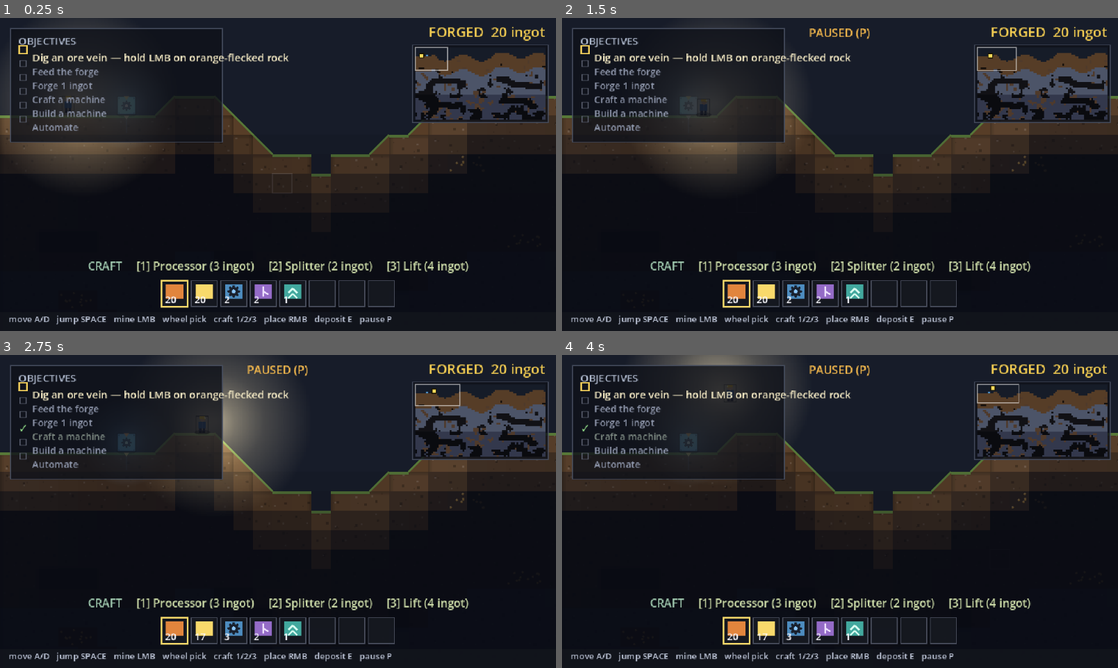
Above: before the commit, frames 1-4 (two rows, left to right).
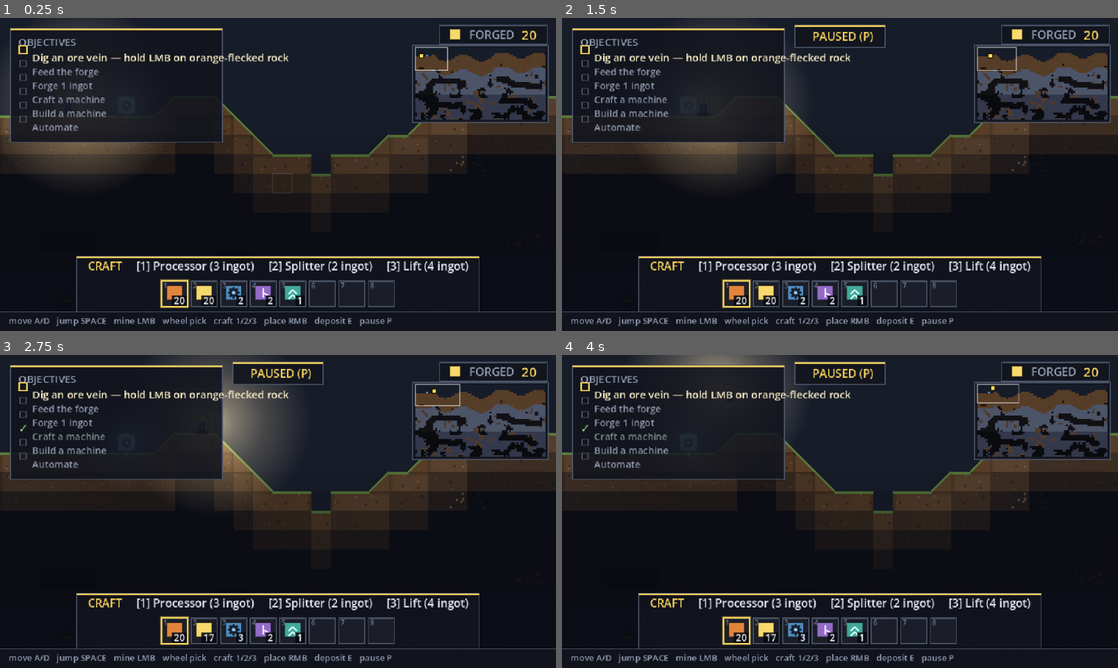
Above: after the commit, the same moments.

Repository: teohondascully/sinkforge
Game: Godot game, scene res://scenes/main.tscn
Same seed, same stepped clock (60 frames per second), same inputs: the game is played once before the commit and once after it.
Inputs (mouse positions are in pixels of both pictures, inside the frame that each line leads up to):
- Up to frame 1 (0.25 s): no input
- Up to frame 2 (1.5 s): tap Enter at 0.5 s; move the mouse to (962, 158) at 0.52 s; hold Right 0.53-1.25 s; tap P at 0.6 s; click (962, 158) at 0.67 s; tap Space at 0.77 s; drag from (728, 190) to (812, 237) at 1.27 s
- Up to frame 3 (2.75 s): tap Space at 2 s; move the mouse to (333, 442) at 2.02 s; hold Right from 2.03 s (still down); tap 1 at 2.1 s
- Up to frame 4 (4 s): release Right at 2.75 s; drag from (812, 574) to (673, 464) at 2.77 s; tap Enter at 3.5 s; move the mouse to (1006, 558) at 3.52 s; hold Left from 3.53 s (still down); tap E at 3.6 s; tap Space at 3.77 s

The runs differ from the first frame. In frame 1, 4.6% of the frame differs, in the area x 0-100%, y 2-99%; in frame 2, 5.1%; in frame 3, 5.4%; in frame 4, 5.1%.

Commit message:
ui: cohesive HUD skin pass — palette, beveled panels, pack + chips (#9)
Replaces the flat code-drawn HUD with one intentional theme so it stops reading
as programmer-art. Representation-only.

- Palette constants (UI_BG/EDGE/EDGE_HI/ACCENT/TEXT/SLOT) + a beveled _panel()
 with a faint lit top edge and an optional gold accent cap. Every widget
 (objectives, inspector, minimap) inherits the upgrade.
- FORGED is now a framed chip with an ingot swatch (top-right), not bare text.
- The craft strip + hotbar share ONE accent-capped "pack" panel (Factorio-like),
 sized via _craft_width(); objectives + pack are the two headlined panels that
 frame the screen.
- Hotbar slots: keybind numbers (1-8), a beveled well, gold border + glow on the
 selected slot, and count badges with a dark backing so they stay legible over
 any icon colour.
- Controls footer + PAUSED restyled to the same skin.
- capture_inspect: re-aim each frame (robust to camera/body settle) so the hover
 inspector reliably appears in the shot.

Harness: sim ALL PASS, 5/5 play-goals MET, motion in tolerance, no walk snaps,
captures confirm the unified skin (FORGED chip, pack panel, inspector, minimap).

Diff:
--- a/scenes/hud.gd
+++ b/scenes/hud.gd
@@ -9,6 +9,15 @@
 const SLOT_GAP: float = 4.0
 const MINI_W: float = 150.0     ## minimap width (top-right); height derives from the world aspect
 const MINI_TOP: float = 34.0    ## minimap y (just under the FORGED counter)
+
+## --- UI skin palette (one cohesive theme so the HUD reads as designed, not flat code-drawn) -------
+const UI_BG := Color(0.07, 0.08, 0.115, 0.90)        ## panel fill
+const UI_EDGE := Color(0.30, 0.34, 0.42)             ## panel border
+const UI_EDGE_HI := Color(0.52, 0.58, 0.68, 0.45)    ## top bevel highlight → panels read as raised
+const UI_ACCENT := Color(0.96, 0.82, 0.36)           ## gold accent (FORGED, selected slot, current step)
+const UI_TEXT := Color(0.88, 0.90, 0.95)
+const UI_TEXT_DIM := Color(0.58, 0.62, 0.70)
+const UI_SLOT := Color(0.11, 0.12, 0.16, 0.95)       ## empty hotbar slot well
 
 var sim: FactorySim
 var _font: Font = ThemeDB.fallback_font
@@ -41,24 +50,58 @@
 
 
 func _draw() -> void:
-	# FORGED counter top-RIGHT: at this zoom the surface (and the forge) sits top-LEFT, so keep that
-	# corner clear of HUD text (the forge-under-HUD legibility fix).
-	var forged: String = "FORGED  %d ingot" % int(sim.total_produced.get(&"ingot", 0))
-	var fw: float = _font.get_string_size(forged, HORIZONTAL_ALIGNMENT_LEFT, -1, 16).x
-	draw_string(_font, Vector2(CANVAS.x - fw - 12.0, 22), forged,
-		HORIZONTAL_ALIGNMENT_LEFT, -1, 16, Color(0.95, 0.80, 0.32))
+	_draw_forged()      # top-right production chip
 	_draw_objectives()  # the tutorial chain, top-left — the "how do I play?" signpost
 	_draw_hover()       # inspector for the machine under the cursor (recipe / I/O / holding)
-	_draw_minimap()     # bottom-right world map — where you are, your machines, the dug shafts
-	_draw_craft()       # now sits just above the hotbar (crafting next to the pack — Factorio-like)
+	_draw_minimap()     # top-right world map — where you are, your machines, the dug shafts
+	_draw_pack_backing()  # one framed panel uniting the craft strip + hotbar (the "pack")
+	_draw_craft()       # crafting row, sits just above the hotbar (Factorio-like)
 	_draw_inventory()
-	draw_rect(Rect2(0.0, CANVAS.y - 22.0, CANVAS.x, 22.0), Color(0.07, 0.08, 0.11, 0.9))  # controls backing
-	draw_string(_font, Vector2(10, CANVAS.y - 10),
+	# Controls footer — a slim framed strip matching the panel skin.
+	var footer := Rect2(0.0, CANVAS.y - 22.0, CANVAS.x, 22.0)
+	draw_rect(footer, UI_BG)
+	draw_line(footer.position, footer.position + Vector2(CANVAS.x, 0.0), UI_EDGE, 1.0)
+	draw_string(_font, Vector2(10, CANVAS.y - 8),
 		"move A/D   jump SPACE   mine LMB   wheel pick   craft 1/2/3   place RMB   deposit E   pause P",
-		HORIZONTAL_ALIGNMENT_LEFT, -1, 10, Color(0.75, 0.78, 0.85))
+		HORIZONTAL_ALIGNMENT_LEFT, -1, 10, UI_TEXT_DIM)
 	if paused_getter.is_valid() and bool(paused_getter.call()):
-		draw_string(_font, Vector2(CANVAS.x * 0.5 - 36.0, 22), "PAUSED (P)",
-			HORIZONTAL_ALIGNMENT_LEFT, -1, 13, Color(0.95, 0.72, 0.30))
+		var p := Rect2(CANVAS.x * 0.5 - 52.0, 8.0, 104.0, 26.0)
+		_panel(p, true)
+		draw_string(_font, p.position + Vector2(20.0, 18.0), "PAUSED (P)",
+			HORIZONTAL_ALIGNMENT_LEFT, -1, 13, UI_ACCENT)
+
+
+## FORGED production chip (top-right): an ingot swatch + the lifetime ingot count, in a small panel —
+## consistent with the inspector/minimap skin instead of bare floating text.
+func _draw_forged() -> void:
+	var n: int = int(sim.total_produced.get(&"ingot", 0))
+	var count: String = str(n)
+	var label_w: float = _font.get_string_size("FORGED", HORIZONTAL_ALIGNMENT_LEFT, -1, 13).x
+	var count_w: float = _font.get_string_size(count, HORIZONTAL_ALIGNMENT_LEFT, -1, 15).x
+	var w: float = 12.0 + 14.0 + 8.0 + label_w + 8.0 + count_w + 12.0
+	var chip := Rect2(CANVAS.x - w - 10.0, 8.0, w, 22.0)
+	_panel(chip)
+	var x: float = chip.position.x + 12.0
+	var cy: float = chip.position.y + chip.size.y * 0.5
+	draw_rect(Rect2(x, cy - 6.0, 12.0, 12.0), Visuals.item_color(&"ingot"))
+	draw_rect(Rect2(x, cy - 6.0, 12.0, 12.0), Color(0.0, 0.0, 0.0, 0.4), false, 1.0)
+	x += 14.0 + 8.0
+	draw_string(_font, Vector2(x, cy + 5.0), "FORGED", HORIZONTAL_ALIGNMENT_LEFT, -1, 13, UI_TEXT_DIM)
+	x += label_w + 8.0
+	draw_string(_font, Vector2(x, cy + 6.0), count, HORIZONTAL_ALIGNMENT_LEFT, -1, 15, UI_ACCENT)
+
+
+## A single framed panel behind the craft strip + hotbar so they read as one "pack" unit (not two
+## floating rows). Sized to the wider of the two; the content draws on top, unchanged.
+func _draw_pack_backing() -> void:
+	var n: int = FactorySim.INVENTORY_SLOTS
+	var hot_w: float = n * SLOT + (n - 1) * SLOT_GAP
+	var content_w: float = maxf(hot_w, _craft_width())
+	var pad: float = 12.0
+	var top: float = CANVAS.y - 28.0 - SLOT - (28.0 if not craft_options.is_empty() else 6.0)
+	var bottom: float = CANVAS.y - 28.0 + 6.0
+	var rect := Rect2((CANVAS.x - content_w) * 0.5 - pad, top, content_w + pad * 2.0, bottom - top)
+	_panel(rect, true)
 
 
 ## The OBJECTIVES panel (top-left) — the signposted path through the loop. The current step is
@@ -77,16 +120,16 @@
 	var pos := Vector2(12.0, 12.0)
 	if objectives.all_done():
 		var w: float = 232.0
-		_panel(Rect2(pos, Vector2(w, 30.0)))
-		draw_string(_font, pos + Vector2(pad, 20.0), "✓  All set — keep digging deeper.",
+		_panel(Rect2(pos, Vector2(w, 30.0)), true)
+		draw_string(_font, pos + Vector2(pad, 21.0), "✓  All set — keep digging deeper.",
 			HORIZONTAL_ALIGNMENT_LEFT, -1, 13, Color(0.62, 0.86, 0.58))
 		return
 	var rows: int = objectives.steps.size()
 	var width: float = 244.0
 	var height: float = 26.0 + float(rows) * line_h + pad
-	_panel(Rect2(pos, Vector2(width, height)))
-	draw_string(_font, pos + Vector2(pad, 19.0), "OBJECTIVES",
-		HORIZONTAL_ALIGNMENT_LEFT, -1, 12, Color(0.70, 0.74, 0.82))
+	_panel(Rect2(pos, Vector2(width, height)), true)
+	draw_string(_font, pos + Vector2(pad, 20.0), "OBJECTIVES",
+		HORIZONTAL_ALIGNMENT_LEFT, -1, 12, UI_TEXT_DIM)
 	var y: float = pos.y + 26.0 + 12.0
 	for i: int in rows:
 		var step: Dictionary = objectives.steps[i]
@@ -113,10 +156,16 @@
 		y += line_h
 
 
-## A framed translucent panel backing (shared by HUD widgets — the start of the UI skin).
-func _panel(rect: Rect2) -> void:
-	draw_rect(rect, Color(0.06, 0.07, 0.10, 0.82))
-	draw_rect(rect, Color(0.28, 0.31, 0.38, 0.9), false, 1.0)
+## A framed, lightly-beveled panel backing — the shared skin for every HUD widget (objectives,
+## inspector, minimap, the bottom pack). A faint lit top edge makes it read as raised rather than a
+## flat sticker; `accent` paints a gold cap bar for headlined panels.
+func _panel(rect: Rect2, accent: bool = false) -> void:
+	draw_rect(rect, UI_BG)
+	draw_line(rect.position + Vector2(1.0, 1.0), rect.position + Vector2(rect.size.x - 1.0, 1.0),
+		UI_EDGE_HI, 1.0)
+	draw_rect(rect, UI_EDGE, false, 1.0)
+	if accent:
+		draw_rect(Rect2(rect.position, Vector2(rect.size.x, 2.0)), UI_ACCENT)
 
 
 ## The machine INSPECTOR (top-right, under FORGED) — appears when you aim at one of your machines in
@@ -253,14 +302,27 @@
 	for s: String in segs:
 		total_w += _font.get_string_size(s, HORIZONTAL_ALIGNMENT_LEFT, -1, 13).x + gap
 	var x: float = (CANVAS.x - (total_w - gap)) * 0.5
-	draw_string(_font, Vector2(x, y), "CRAFT", HORIZONTAL_ALIGNMENT_LEFT, -1, 13, Color(0.62, 0.78, 0.68))
+	draw_string(_font, Vector2(x, y), "CRAFT", HORIZONTAL_ALIGNMENT_LEFT, -1, 13, UI_ACCENT)
 	x += _font.get_string_size("CRAFT", HORIZONTAL_ALIGNMENT_LEFT, -1, 13).x + gap
 	for i: int in craft_options.size():
 		var cost: Dictionary = craft_options[i]["cost"]
 		var label: String = segs[i + 1]
 		draw_string(_font, Vector2(x, y), label, HORIZONTAL_ALIGNMENT_LEFT, -1, 13,
-			Color(0.80, 0.86, 0.66) if _can_afford(cost) else Color(0.42, 0.44, 0.50))
+			UI_TEXT if _can_afford(cost) else Color(0.42, 0.44, 0.50))
 		x += _font.get_string_size(label, HORIZONTAL_ALIGNMENT_LEFT, -1, 13).x + gap
+
+
+## The craft strip's rendered width (CRAFT + each option, gap-separated) — for sizing the pack panel.
+func _craft_width() -> float:
+	if craft_options.is_empty():
+		return 0.0
+	var gap: float = 16.0
+	var total: float = _font.get_string_size("CRAFT", HORIZONTAL_ALIGNMENT_LEFT, -1, 13).x + gap
+	for i: int in craft_options.size():
+		var opt: Dictionary = craft_options[i]
+		var seg: String = "[%d] %s (%s)" % [i + 1, str(opt["name"]), _cost_text(opt["cost"])]
+		total += _font.get_string_size(seg, HORIZONTAL_ALIGNMENT_LEFT, -1, 13).x + gap
+	return total - gap
 
 
 func _can_afford(cost: Dictionary) -> bool:
@@ -289,24 +351,36 @@
 	for i: int in n:
 		var sx: float = x0 + float(i) * (SLOT + SLOT_GAP)
 		var slot_rect := Rect2(sx, y, SLOT, SLOT)
-		draw_rect(slot_rect, Color(0.09, 0.10, 0.13, 0.88))
 		var active: bool = i == sel
-		draw_rect(slot_rect, Color(0.96, 0.85, 0.42) if active else Color(0.30, 0.32, 0.38),
-			false, 2.0 if active else 1.0)
+		if active:
+			draw_rect(slot_rect.grow(2.0), Color(UI_ACCENT.r, UI_ACCENT.g, UI_ACCENT.b, 0.18))  # selection glow
+		draw_rect(slot_rect, UI_SLOT)                                                            # well
+		draw_line(slot_rect.position + Vector2(1.0, 1.0), slot_rect.position + Vector2(SLOT - 1.0, 1.0),
+			UI_EDGE_HI, 1.0)                                                                      # top bevel
+		draw_rect(slot_rect, UI_ACCENT if active else UI_EDGE, false, 2.0 if active else 1.0)
+		# Faint keybind number in the slot corner (1-8) so the hotbar reads as keyed.
+		draw_string(_font, slot_rect.position + Vector2(2.0, 9.0), str(i + 1),
+			HORIZONTAL_ALIGNMENT_LEFT, -1, 8, Color(0.45, 0.48, 0.56))
 		if i < slots.size():
 			var item: StringName = slots[i]["item"]
 			var count: int = int(slots[i]["count"])
-			var icon := Rect2(sx + 5.0, y + 4.0, SLOT - 10.0, SLOT - 13.0)
+			var icon := Rect2(sx + 6.0, y + 6.0, SLOT - 12.0, SLOT - 14.0)
 			if machine_icons.has(item):  # a machine item: its casing colour + a mini silhouette
 				var ic: Dictionary = machine_icons[item]
 				draw_rect(icon, ic["color"])
+				draw_rect(icon, Color(0.0, 0.0, 0.0, 0.35), false, 1.0)
 				# Same glyph the world draws (shared Visuals), just scaled down to the chip — never drifts.
 				Visuals.draw_machine_glyph(self, icon.position + icon.size * 0.5, str(ic["kind"]),
 					icon.size.y / 20.0, false, 0.0)
 			else:
 				draw_rect(icon, Visuals.item_color(item))
-			draw_string(_font, Vector2(sx + 4.0, y + SLOT - 4.0), str(count),
-				HORIZONTAL_ALIGNMENT_LEFT, -1, 11, Color(0.97, 0.97, 0.99))
+				draw_rect(icon, Color(0.0, 0.0, 0.0, 0.35), false, 1.0)
+			# Count badge bottom-right with a dark backing so it stays legible over any icon colour.
+			var cnt: String = str(count)
+			var cw: float = _font.get_string_size(cnt, HORIZONTAL_ALIGNMENT_LEFT, -1, 11).x
+			draw_rect(Rect2(sx + SLOT - cw - 5.0, y + SLOT - 13.0, cw + 4.0, 12.0), Color(0.03, 0.03, 0.05, 0.85))
+			draw_string(_font, Vector2(sx + SLOT - cw - 3.0, y + SLOT - 3.0), cnt,
+				HORIZONTAL_ALIGNMENT_LEFT, -1, 11, UI_TEXT)
 
 
 func _buf(d: Dictionary) -> String:
